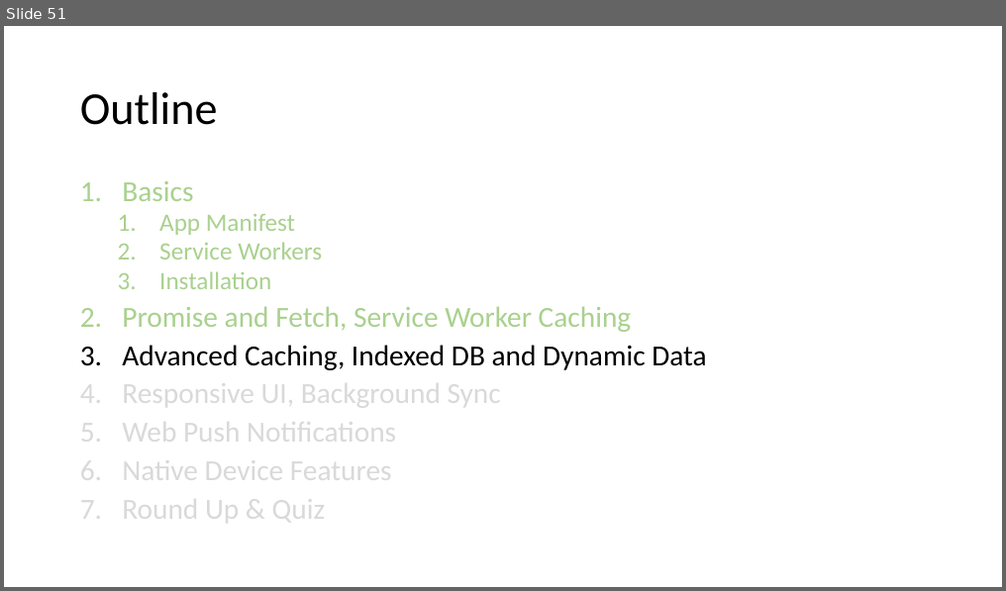
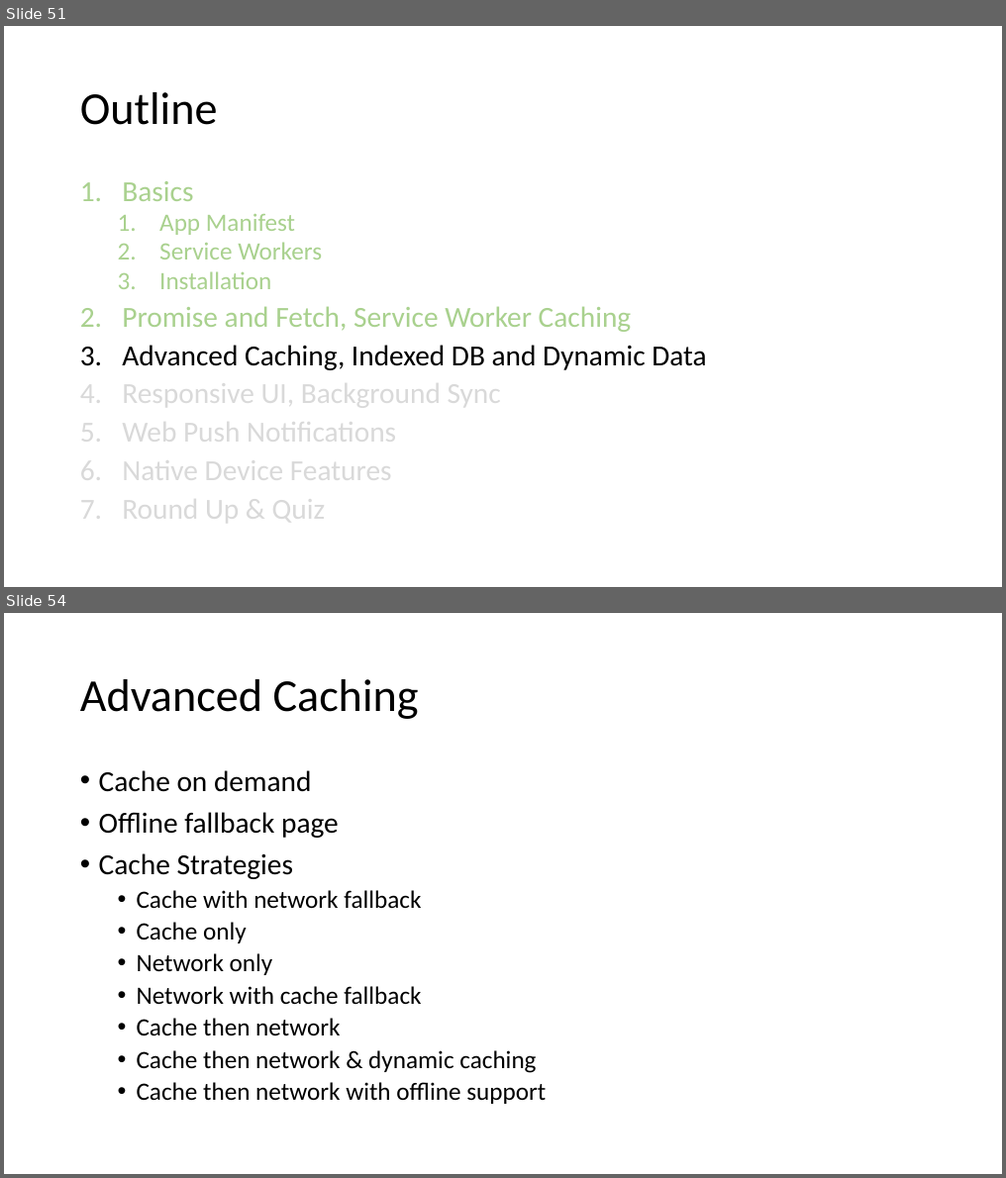
Before and after one commit to SteveNox/PWACourseProgress, a slide deck: course/Progressive Web Apps.pptx. Shown one above the other, each under a label of ours: slide 51 before the commit, slides 51 and 54 after it; the slides between them are not shown. The pictures are 1006x591 and 1006x1178 pixels, drawn with LibreOffice and Linux fonts; fonts in the diff are those of the drawing. Boxes give left, top, right and bottom in pixels: in the first picture for what was removed or moved away, otherwise in the second. Text is boxed around its words. In the diff, an @@ line names an element or a change of style, - is before the commit and + after.

```diff
--- a/course/Progressive Web Apps.pptx
+++ b/course/Progressive Web Apps.pptx
@@ slide 54 added at box(4, 613, 1002, 1174), background #FFFFFF @@
@@ title added at box(80, 679, 419, 719), 44 pt, text #000000 @@
+Advanced Caching
@@ text added at box(99, 770, 546, 1104), 24 pt, text #000000 @@
+• Cache on demand
+• Offline fallback page
+• Cache Strategies
+  • Cache with network fallback
+  • Cache only
+  • Network only
+  • Network with cache fallback
+  • Cache then network
+  • Cache then network & dynamic caching
+  • Cache then network with offline support
```
Also in this commit, not shown: 14 other slides added, 5 other files.
